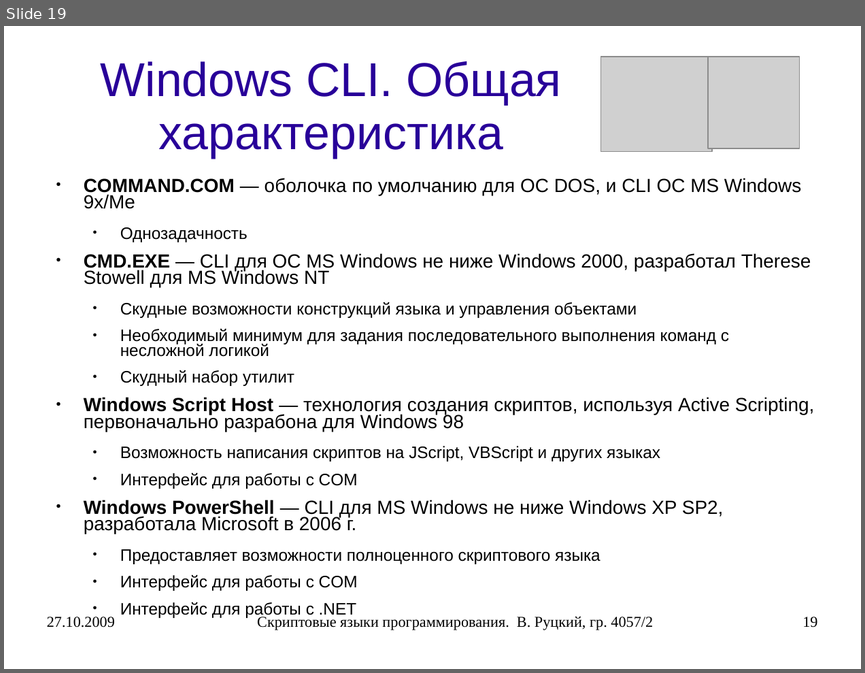
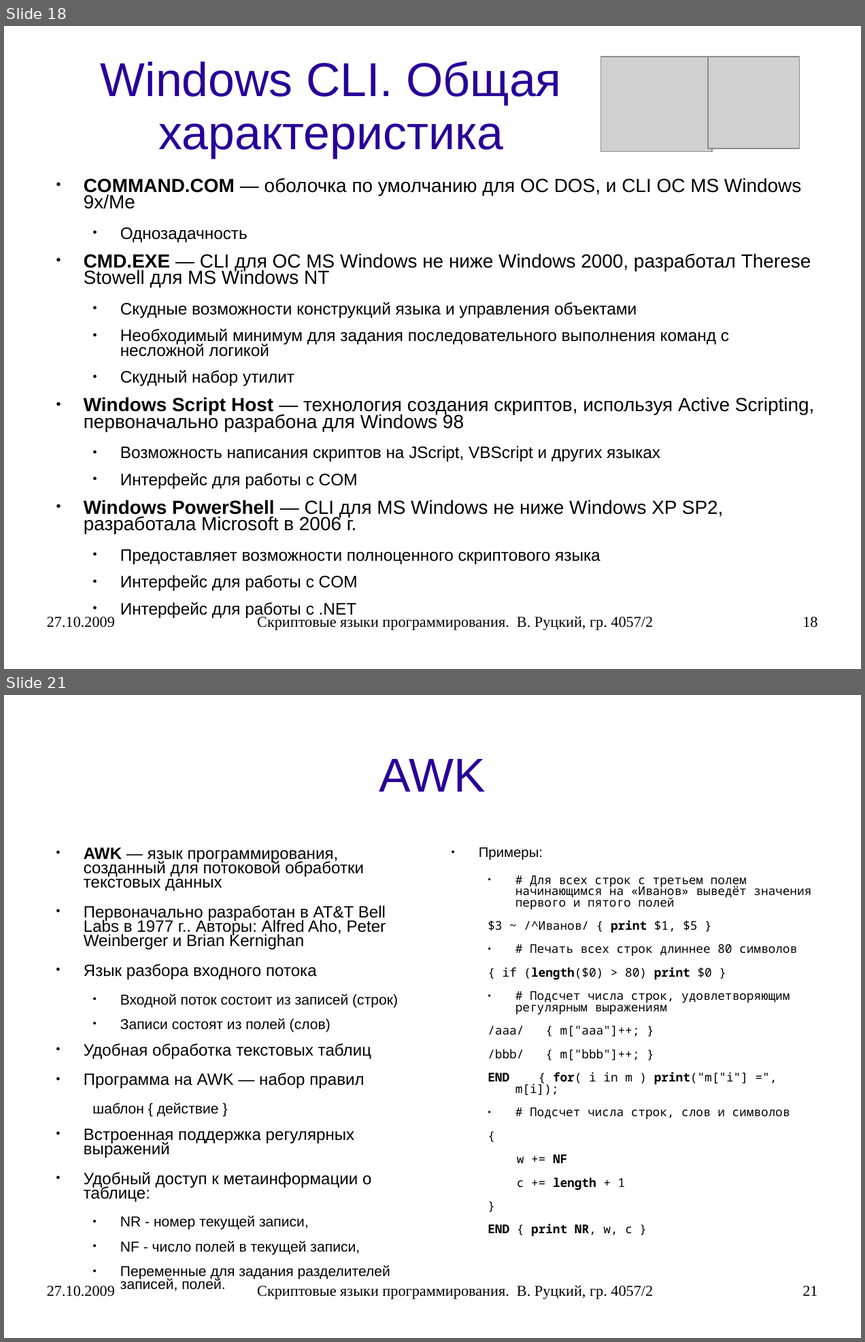
Before and after one commit to rutsky/semester07, a slide deck: Operation_systems/scripting_languages/40572_Rutsky_Scripting_languages.ppt. Shown one above the other, each under a label of ours: slide 19 before the commit, slides 18 and 21 after it; the slides between them are not shown. The pictures are 865x673 and 865x1342 pixels, drawn with LibreOffice and Linux fonts; fonts in the diff are those of the drawing; grey boxes stand for pictures. Boxes give left, top, right and bottom in pixels: in the first picture for what was removed or moved away, otherwise in the second. Text is boxed around its words. In the diff, an @@ line names an element or a change of style, - is before the commit and + after.

```diff
--- a/Operation_systems/scripting_languages/40572_Rutsky_Scripting_languages.ppt
+++ b/Operation_systems/scripting_languages/40572_Rutsky_Scripting_languages.ppt
@@ slide 21 added at (4, 695, 861, 1338), background #FFFFFF @@
@@ title added at (379, 759, 485, 792), 44 pt, text #280099 @@
+AWK
@@ text added at (84, 847, 398, 1280), 15.2 pt, text #000000 @@
+● AWK — язык программирования, созданный для потоковой обработки текстовых данных
+● Первоначально разработан в AT&T Bell Labs в 1977 г.. Авторы: Alfred Aho, Peter Weinberger и Brian Kernighan
+● Язык разбора входного потока
+  ● Входной поток состоит из записей (строк)
+  ● Записи состоят из полей (слов)
+● Удобная обработка текстовых таблиц
+● Программа на AWK — набор правил
+  шаблон { действие }
+● Встроенная поддержка регулярных выражений
+● Удобный доступ к метаинформации о таблице:
+  ● NR - номер текущей записи,
+  ● NF - число полей в текущей записи,
+  ● Переменные для задания разделителей записей, полей.
@@ text added at (479, 847, 811, 1236), 11.2 pt, text #000000 @@
+● Примеры:
+  ● # Для всех строк с третьем полем начинающимся на «Иванов» выведёт значения первого и пятого полей
+  $3 ~ /^Иванов/ { print $1, $5 }
+  ● # Печать всех строк длиннее 80 символов
+  { if (length($0) > 80) print $0 }
+  ● # Подсчет числа строк, удовлетворяющим регулярным выражениям
+  /aaa/ { m["aaa"]++; }
+  /bbb/ { m["bbb"]++; }
+  END { for( i in m ) print("m["i"] =", m[i]);
+  ● # Подсчет числа строк, слов и символов
+  {
+  w += NF
+  c += length + 1
+  }
+  END { print NR, w, c }
@@ text added at (47, 1285, 115, 1296), 14 pt, text #000000 @@
+27.10.2009
@@ text added at (257, 1285, 653, 1299), 14 pt, text #000000 @@
+Скриптовые языки программирования. В. Руцкий, гр. 4057/2
@@ page number added at (802, 1285, 817, 1295), 14 pt, text #000000 @@
+21
@@ what was slide 19 is now slide 18 @@
@@ page number at (802, 616, 817, 627): text changed @@
-19
+18
```
Also in this commit, not shown: 22 slides changed, 7 other slides added, 5 slides removed, 1 other file.
